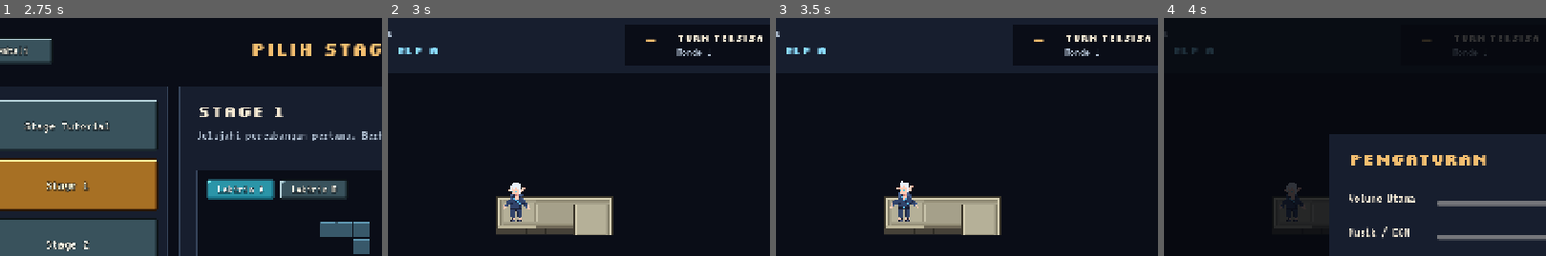
Above: before the commit, frames 1-4 (left to right).
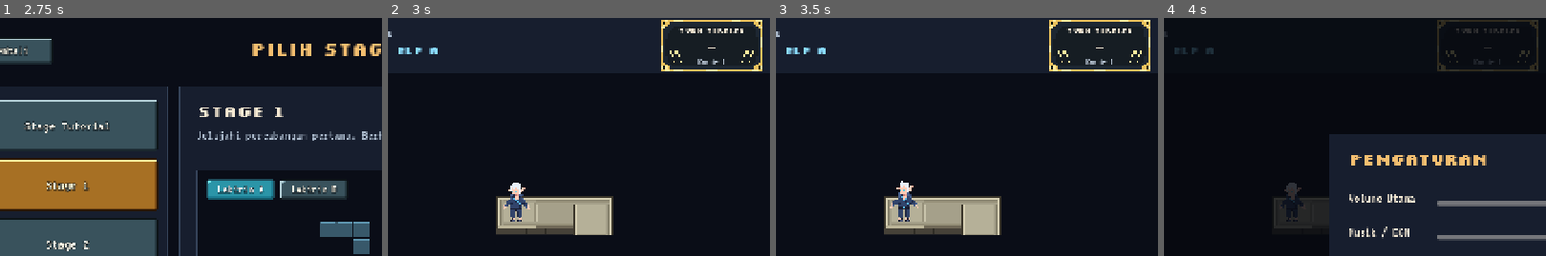
Above: after the commit, the same moments.

Repository: RISTEK-GAMEJAM/DaftarnyaSambilMakanBebek
Game: Godot game, scene res://scenes/ui/main_menu.tscn
Two runs of this game, one before a commit and one after it. Both use one fixed random seed, a clock stepped at 60 frames per second and the inputs below. Sound files missing from this copy of the repository are replaced by a short silence.
Inputs:
- Up to frame 1 (2.75 s): click "MULAI MAIN" at 0.5 s; click "Stage 1" at 1.25 s; click "Stage 1" at 2 s
- Up to frame 2 (3 s): click "Mulai Stage" at 2.75 s
- Up to frame 3 (3.5 s): no input
- Up to frame 4 (4 s): click "PENGATURAN" at 3.5 s
The pictures show only the part of the screen within x 8-58%, y 0-50%; the shares and areas given below are measured in that part.

Frame 1 is identical in both runs. In frame 2, 2.2% of the frame differs, in the area x 67-98%, y 0-23%; in frame 3, 2.2%; in frame 4, 1.3%.

Commit message:
feat(ui): use TurnLeft artwork for the shared turn counter

Diff:
--- /dev/null
+++ b/scenes/ui/turns_left.tscn
@@ -0,0 +1,60 @@
+[gd_scene load_steps=7 format=3]
+
+[ext_resource type="Script" path="res://scripts/turns_left.gd" id="1_widget"]
+[ext_resource type="Texture2D" path="res://assets/sprites/ui/turns_left/high.png" id="2_high"]
+[ext_resource type="Texture2D" path="res://assets/sprites/ui/turns_left/medium.png" id="3_medium"]
+[ext_resource type="Texture2D" path="res://assets/sprites/ui/turns_left/low.png" id="4_low"]
+[ext_resource type="FontFile" path="res://assets/fonts/Silkscreen-Bold.ttf" id="5_title"]
+[ext_resource type="FontFile" path="res://assets/fonts/VT323-Regular.ttf" id="6_body"]
+
+[node name="TurnsLeft" type="TextureRect"]
+texture_filter = 1
+offset_right = 192.0
+offset_bottom = 96.0
+mouse_filter = 2
+texture = ExtResource("3_medium")
+expand_mode = 1
+stretch_mode = 5
+script = ExtResource("1_widget")
+high_texture = ExtResource("2_high")
+medium_texture = ExtResource("3_medium")
+low_texture = ExtResource("4_low")
+
+[node name="Caption" type="Label" parent="."]
+layout_mode = 0
+offset_left = 10.0
+offset_top = 11.0
+offset_right = 182.0
+offset_bottom = 30.0
+theme_override_colors/font_color = Color(0.96, 0.91, 0.83, 1)
+theme_override_fonts/font = ExtResource("5_title")
+theme_override_font_sizes/font_size = 13
+text = "Turn Tersisa"
+horizontal_alignment = 1
+vertical_alignment = 1
+
+[node name="Value" type="Label" parent="."]
+layout_mode = 0
+offset_left = 10.0
+offset_top = 29.0
+offset_right = 182.0
+offset_bottom = 69.0
+theme_override_colors/font_color = Color(0.96, 0.91, 0.83, 1)
+theme_override_fonts/font = ExtResource("6_body")
+theme_override_font_sizes/font_size = 46
+text = "—"
+horizontal_alignment = 1
+vertical_alignment = 1
+
+[node name="Round" type="Label" parent="."]
+layout_mode = 0
+offset_left = 36.0
+offset_top = 68.0
+offset_right = 156.0
+offset_bottom = 85.0
+theme_override_colors/font_color = Color(0.78, 0.83, 0.89, 1)
+theme_override_fonts/font = ExtResource("6_body")
+theme_override_font_sizes/font_size = 19
+text = "Ronde 1"
+horizontal_alignment = 1
+vertical_alignment = 1
--- a/scripts/papan_labirin_kembar.gd
+++ b/scripts/papan_labirin_kembar.gd
@@ -7,6 +7,8 @@
 const Game24 = preload("res://scripts/game_24_panel.gd")
 const Tutorial = preload("res://scripts/stage_intro.gd")
 const Jumpscare = preload("res://scripts/snatcher_jumpscare.gd")
+const TurnsLeft = preload("res://scripts/turns_left.gd")
+const TURNS_LEFT_SCENE := preload("res://scenes/ui/turns_left.tscn")
 
 const BOARD_AREA := Rect2(0, 104, 1440, 680)
 const BOARD_ZOOM := 2.3
@@ -28,9 +30,7 @@
 var _jumpscare: Jumpscare
 var _stage_label: Label
 var _pov_label: Label
-var _round_label: Label
-var _turn_value: Label
-var _turn_caption: Label
+var _turns_left: TurnsLeft
 var _team_label: Label
 var _dice_label: Label
 var _hint: Label
@@ -111,14 +111,9 @@
 	_pov_label = UI.label(top, "", 22, UI.A, true)
 	UI.place(_pov_label, Rect2(32, 46, 398, 34))
 
-	var turns := UI.box(top, Rect2(557, 12, 326, 80), UI.ABYSS, UI.GOLD)
-	_turn_value = UI.label(turns, "—", 53, UI.GOLD)
-	_turn_value.horizontal_alignment = HORIZONTAL_ALIGNMENT_CENTER
-	UI.place(_turn_value, Rect2(10, 3, 76, 68))
-	_turn_caption = UI.label(turns, "", 17, UI.INK, true)
-	UI.place(_turn_caption, Rect2(98, 14, 216, 23))
-	_round_label = UI.label(turns, "", 23, UI.MUTED)
-	UI.place(_round_label, Rect2(98, 40, 212, 27))
+	_turns_left = TURNS_LEFT_SCENE.instantiate()
+	top.add_child(_turns_left)
+	_turns_left.position = (top.size - _turns_left.size) / 2.0
 
 	_options_button = UI.button(top, "", _open_options, PixelButton.Variant.SLATE, 23)
 	_language_button = UI.button(top, "", Lang.toggle, PixelButton.Variant.SLATE, 23)
@@ -160,9 +155,7 @@
 	_stage_label.text = Catalog.title(_stage)
 	_pov_label.text = Lang.t("pov_character", [_letter(_shown_lane)])
 	_pov_label.add_theme_color_override("font_color", UI.A if _shown_lane == 0 else UI.B)
-	_round_label.text = Lang.t("round_number", [state["round"]])
-	_turn_value.text = "—" if phase == TwinLabyrinth.Phase.ROLL else str(state["turns_left"])
-	_turn_caption.text = Lang.t("turns_left")
+	_turns_left.show_count(state["turns_left"], state["round"], phase == TwinLabyrinth.Phase.ROLL)
 	_dice_label.text = Lang.t("shared_dice")
 	var statuses: Array[String] = []
 	for character in range(2):
--- /dev/null
+++ b/scripts/turns_left.gd
@@ -0,0 +1,23 @@
+extends TextureRect
+
+@export var high_texture: Texture2D
+@export var medium_texture: Texture2D
+@export var low_texture: Texture2D
+
+@onready var _caption: Label = $Caption
+@onready var _value: Label = $Value
+@onready var _round: Label = $Round
+
+
+func show_count(turns_left: int, round_number: int, waiting_for_roll: bool) -> void:
+	_caption.text = Lang.t("turns_left")
+	_round.text = Lang.t("round_number", [round_number])
+	_value.text = "—" if waiting_for_roll else str(turns_left)
+	if waiting_for_roll:
+		texture = medium_texture
+	elif turns_left >= 9:
+		texture = high_texture
+	elif turns_left >= 5:
+		texture = medium_texture
+	else:
+		texture = low_texture
Binary file added: assets/sprites/ui/turns_left/high.png
Not shown, added: assets/sprites/ui/turns_left/high.png.import
Binary file added: assets/sprites/ui/turns_left/low.png
Not shown, added: assets/sprites/ui/turns_left/low.png.import
Binary file added: assets/sprites/ui/turns_left/medium.png
Not shown, added: assets/sprites/ui/turns_left/medium.png.import
Not shown, added: scripts/turns_left.gd.uid
